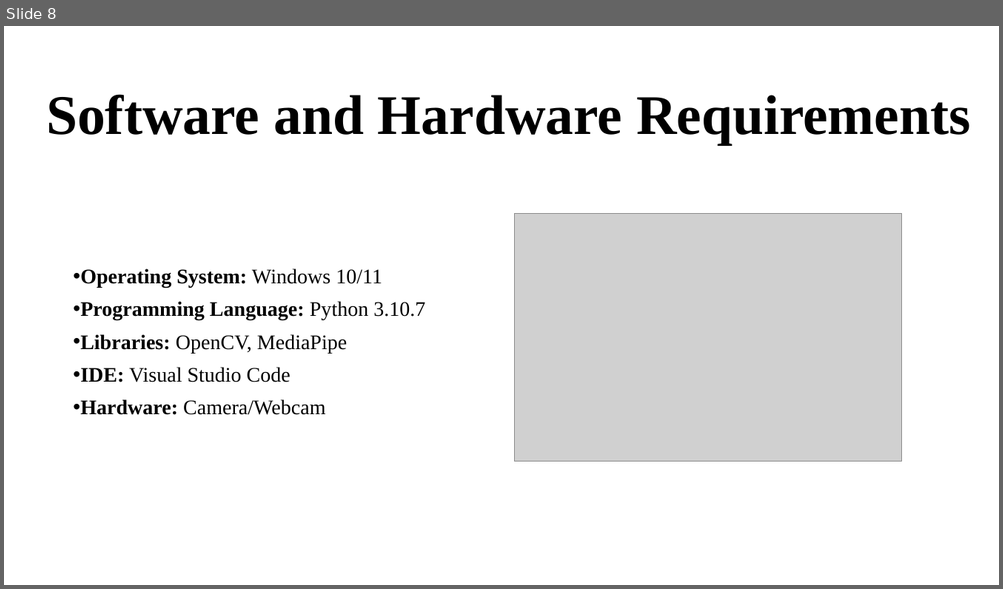
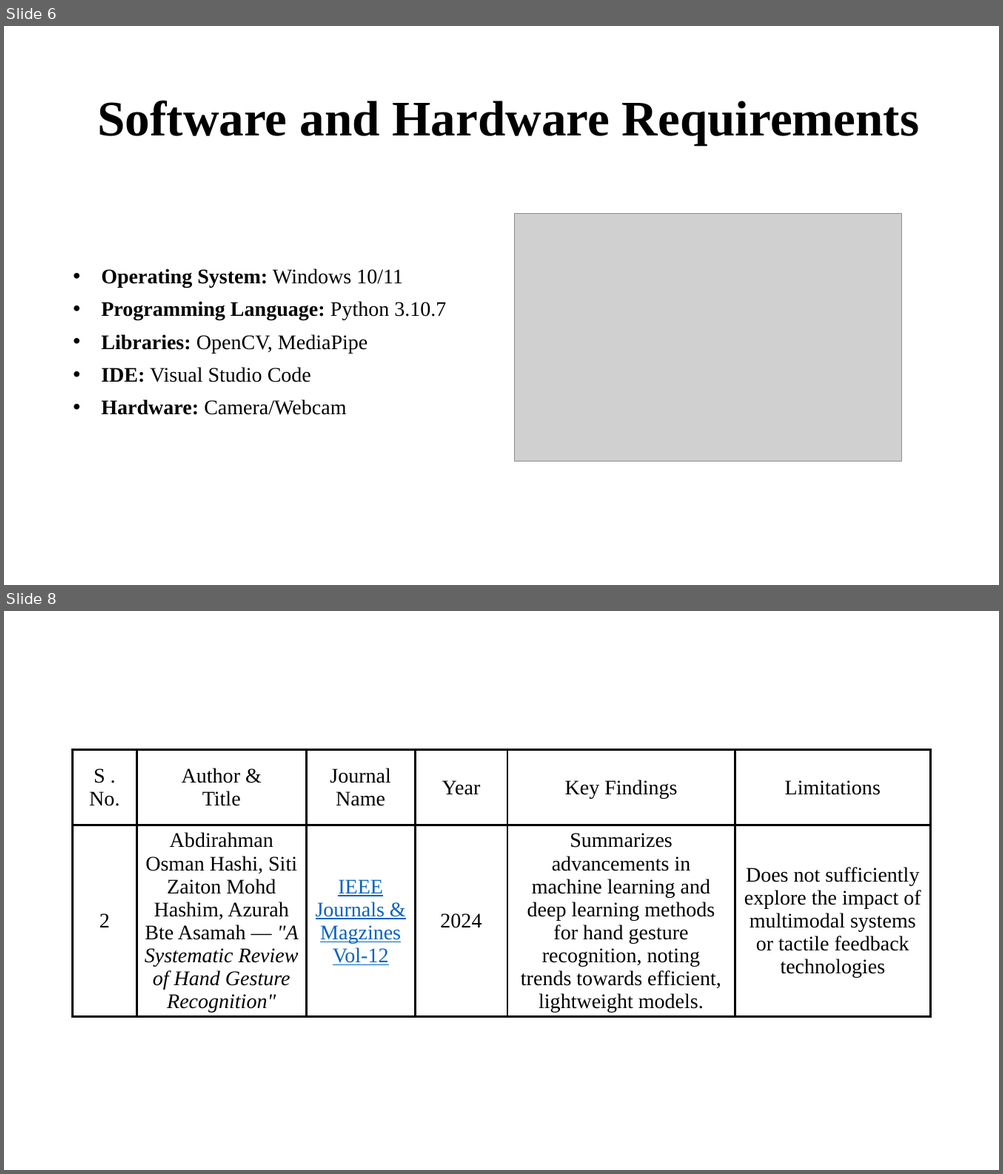
Before and after one commit to Gbhanuteja22/GestureArt, a slide deck: GestureArt.pptx. Shown one above the other, each under a label of ours: slide 8 before the commit, slides 6 and 8 after it; the slides between them are not shown. The pictures are 1003x589 and 1003x1174 pixels, drawn with LibreOffice and Linux fonts; fonts in the diff are those of the drawing; grey boxes stand for pictures; background and template pictures are left out. Boxes give left, top, right and bottom in pixels: in the first picture for what was removed or moved away, otherwise in the second. Text is boxed around its words. In the diff, an @@ line names an element or a change of style, - is before the commit and + after.

```diff
--- a/GestureArt.pptx
+++ b/GestureArt.pptx
@@ slide 8 added at box(4, 611, 999, 1170), background #FFFFFF @@
@@ table added at box(73, 750, 930, 1032), 2 rows, 6 columns @@
+S . No. | Author & / Title | Journal Name | Year | Key Findings | Limitations
+2 | Abdirahman Osman Hashi, Siti Zaiton Mohd Hashim, Azurah Bte Asamah — "A Systematic Review of Hand Gesture Recognition" | IEEE Journals & Magzines Vol-12 | 2024 | Summarizes advancements in machine learning and deep learning methods for hand gesture recognition, noting trends towards efficient, lightweight models. | Does not sufficiently explore the impact of multimodal systems or tactile feedback technologies
@@ what was slide 8 is now slide 6 @@
@@ slide 6 changed as well @@
@@ title "Software and Hardware Requirements" at box(98, 100, 919, 145): size 54 to 48 pt @@
@@ subtitle "Operating System: Windows 10/11" at box(101, 269, 446, 415): indent changed @@
```
Also in this commit, not shown: 5 other slides changed, 18 other slides added, 4 slides removed, 16 other files.
